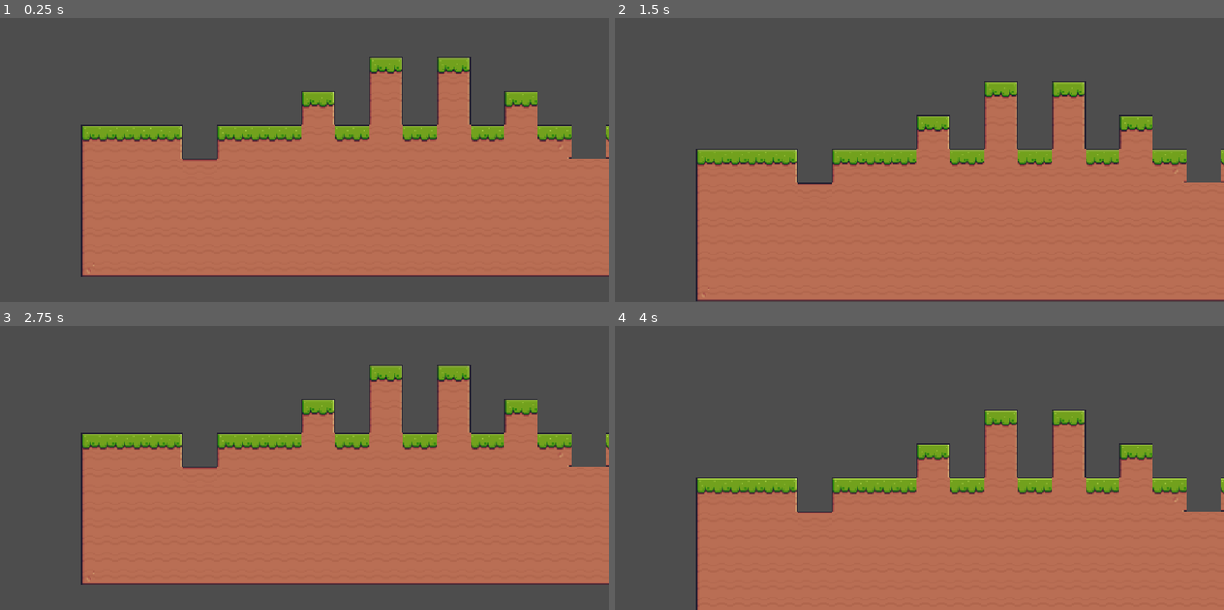
Above: before the commit, frames 1-4 (two rows, left to right).
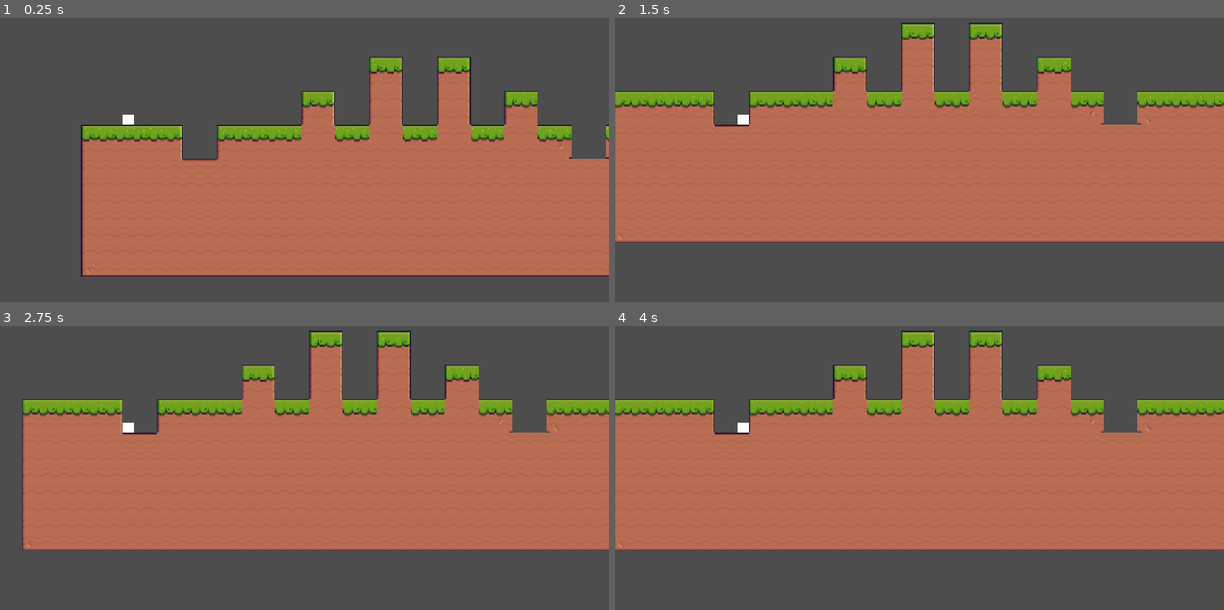
Above: after the commit, the same moments.

Repository: felizhsu0503/platformer-thingy
Game: Godot game, scene res://srcs/assets/node_2d.tscn
Two runs of this game, one before a commit and one after it. Both use one fixed random seed, a clock stepped at 60 frames per second and the inputs below. The project has no main scene, so this scene is started directly.
Inputs:
- Up to frame 1 (0.25 s): no input
- Up to frame 2 (1.5 s): tap Enter (ui_accept) at 0.5, 0.6, 0.77, 1.07, 1.35 s; hold D (right) from 0.53 s (still down)
- Up to frame 3 (2.75 s): tap Enter (ui_accept) at 1.52, 1.82, 2.1 s; release D (right) at 2.03 s; hold A (left) from 2.03 s (still down)
- Up to frame 4 (4 s): tap Enter (ui_accept) at 2.75, 2.85, 3.02, 3.32, 3.6, 3.77 s; release A (left) at 2.78 s; hold D (right) from 2.78 s (still down)

The runs differ from the first frame. In frame 1, less than 0.1% of the frame differs, in the area x 20-22%, y 34-38%; in frame 2, 48%; in frame 3, 32%; in frame 4, 54%, in the area x 0-100%, y 1-100%.

Commit message:
wasd

Diff:
--- a/srcs/assets/main_charater.gd
+++ b/srcs/assets/main_charater.gd
@@ -11,12 +11,12 @@
 		velocity += get_gravity() * delta
 
 	# Handle jump.
-	if Input.is_action_just_pressed("ui_accept") and is_on_floor():
+	if Input.is_action_just_pressed("up") and is_on_floor():
 		velocity.y = JUMP_VELOCITY
 
 	# Get the input direction and handle the movement/deceleration.
 	# As good practice, you should replace UI actions with custom gameplay actions.
-	var direction := Input.get_axis("ui_left", "ui_right")
+	var direction := Input.get_axis("left", "right")
 	if direction:
 		velocity.x = direction * SPEED
 	else:
--- a/srcs/assets/node_2d.tscn
+++ b/srcs/assets/node_2d.tscn
@@ -199,3 +199,9 @@
 
 [node name="Camera2D" type="Camera2D" parent="Main charater" unique_id=1342637958]
 position = Vector2(333, 21)
+
+[node name="ColorRect" type="ColorRect" parent="Main charater" unique_id=419816272]
+offset_left = -10.0
+offset_top = -9.0
+offset_right = 10.0
+offset_bottom = 10.0
